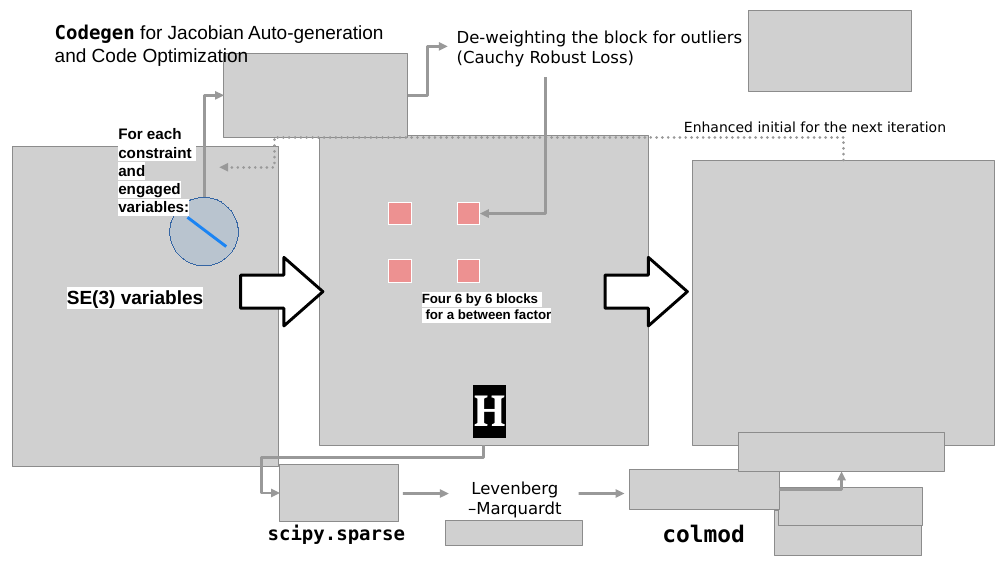
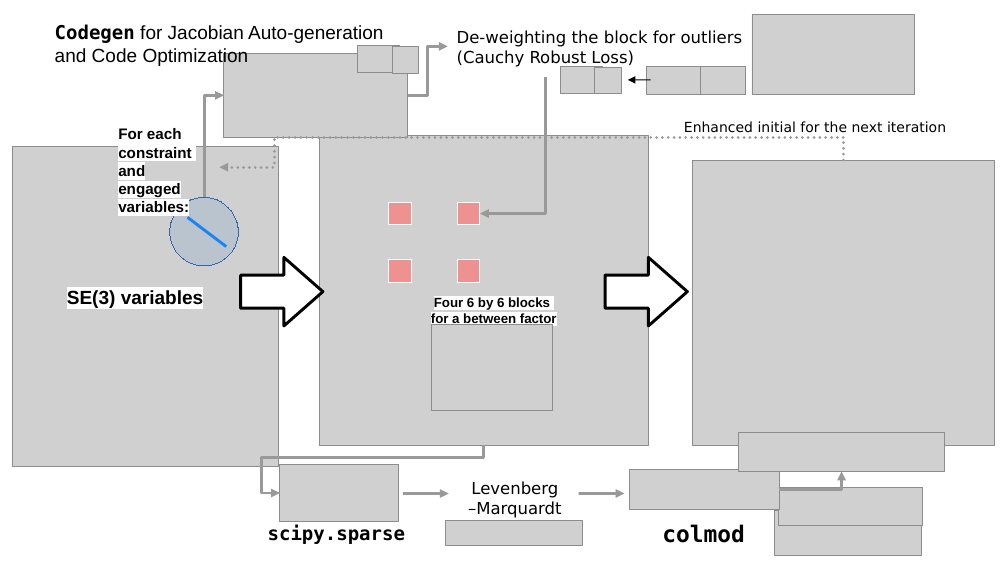
Before and after one commit to gisbi-kim/nano-pgo, a slide deck: slide 1 of docs/overview/pipeline.odp. Drawn at 1008x567 pixels with LibreOffice and Linux fonts; fonts in the diff are those of the drawing; grey boxes stand for pictures. Boxes give left, top, right and bottom in pixels: in the first picture for what was removed or moved away, otherwise in the second. Text is boxed around its words. In the diff, an @@ line names an element or a change of style, - is before the commit and + after.

```diff
--- a/docs/overview/pipeline.odp
+++ b/docs/overview/pipeline.odp
@@ picture moved from (x1=749, y1=11, x2=912, y2=91) to (x1=752, y1=15, x2=915, y2=95) @@
@@ picture added at (x1=358, y1=46, x2=400, y2=72) @@
@@ picture added at (x1=392, y1=47, x2=419, y2=73) @@
@@ picture added at (x1=560, y1=67, x2=602, y2=93) @@
@@ picture added at (x1=595, y1=67, x2=622, y2=93) @@
@@ arrow added from (651, 80) to (628, 80), #000000 0.79 pt @@
@@ picture added at (x1=648, y1=66, x2=713, y2=94) @@
@@ picture added at (x1=701, y1=66, x2=746, y2=94) @@
@@ text "Four 6 by 6 blocks" moved from (x1=422, y1=293, x2=551, y2=319) to (x1=431, y1=297, x2=557, y2=327) @@
@@ text "Four 6 by 6 blocks" at (x1=431, y1=297, x2=557, y2=327): alignment left to centre @@
@@ picture added at (x1=432, y1=325, x2=552, y2=412) @@
@@ text removed at (x1=473, y1=384, x2=506, y2=426) @@
-H
```
Also in this commit, not shown: 1 other file.
